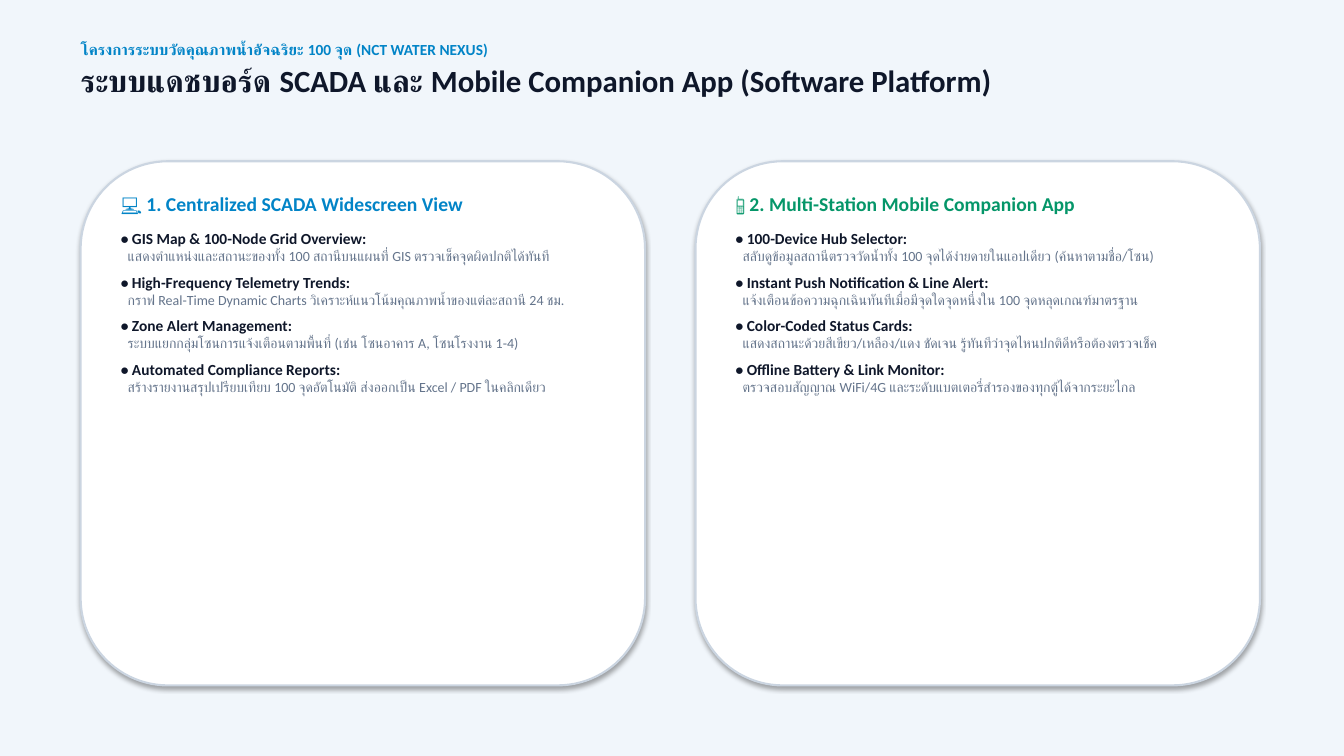
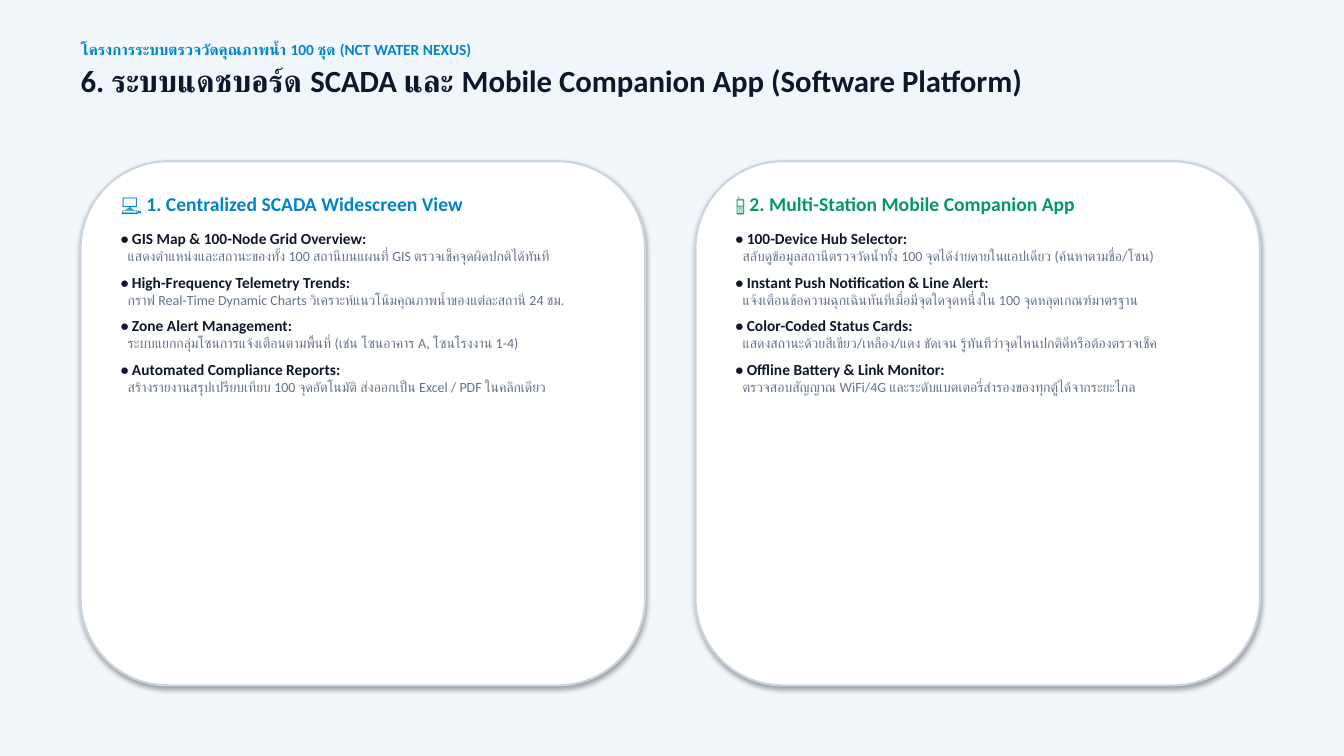
Before and after one commit to WoobWarb/nct-water-nexus, a slide deck: slide 7 of NCT_Water_Nexus_Report_and_Pricing.pptx (slide 6 before the commit). Drawn at 1344x756 pixels with LibreOffice and Linux fonts; fonts in the diff are those of the drawing. Boxes give left, top, right and bottom in pixels: in the first picture for what was removed or moved away, otherwise in the second. Text is boxed around its words. In the diff, an @@ line names an element or a change of style, - is before the commit and + after.

```diff
--- a/NCT_Water_Nexus_Report_and_Pricing.pptx
+++ b/NCT_Water_Nexus_Report_and_Pricing.pptx
@@ text at [81, 43, 1022, 97]: text changed @@
-โครงการระบบวัดคุณภาพน้ำอัจฉริยะ 100 จุด (NCT WATER NEXUS)
-ระบบแดชบอร์ด SCADA และ Mobile Companion App (Software Platform)
+โครงการระบบตรวจวัดคุณภาพน้ำ 100 ชุด (NCT WATER NEXUS)
+6. ระบบแดชบอร์ด SCADA และ Mobile Companion App (Software Platform)
```
Also in this commit, not shown: 6 other slides changed, 1 slide added, 1 slide removed, 1 other file.
